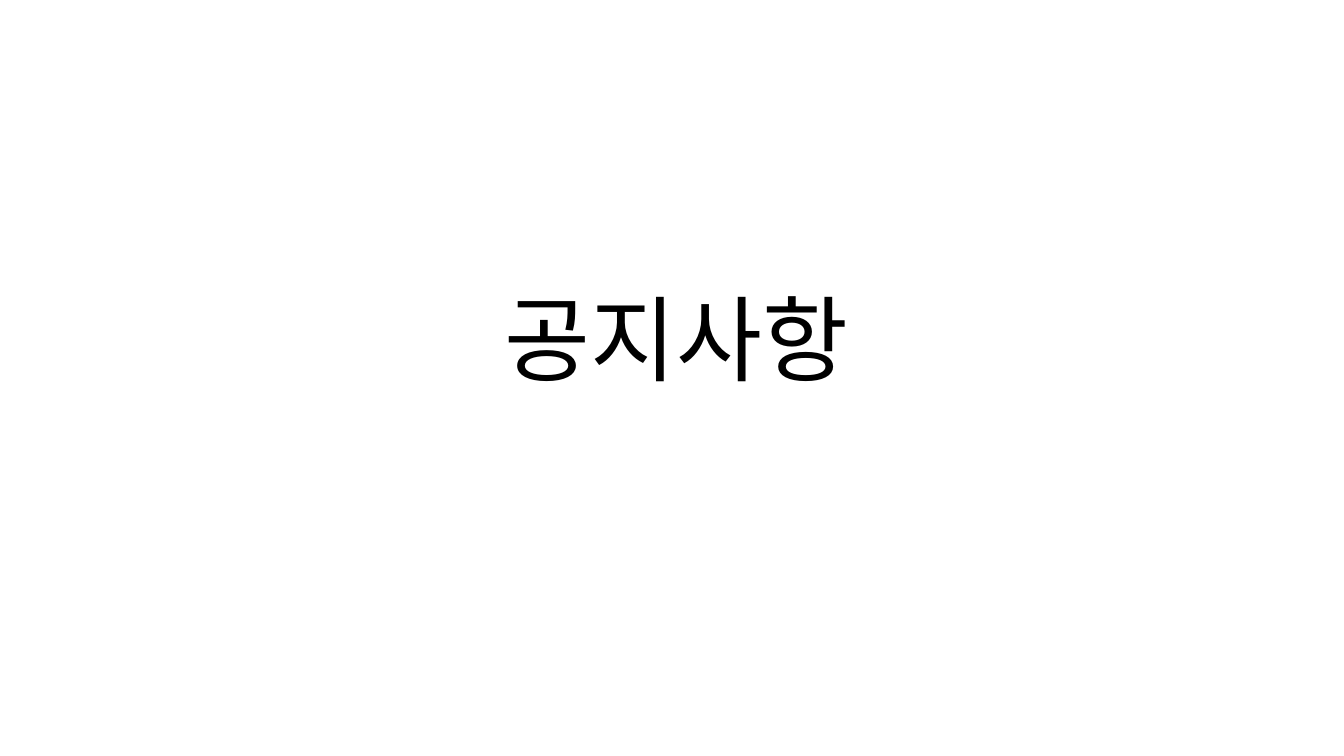
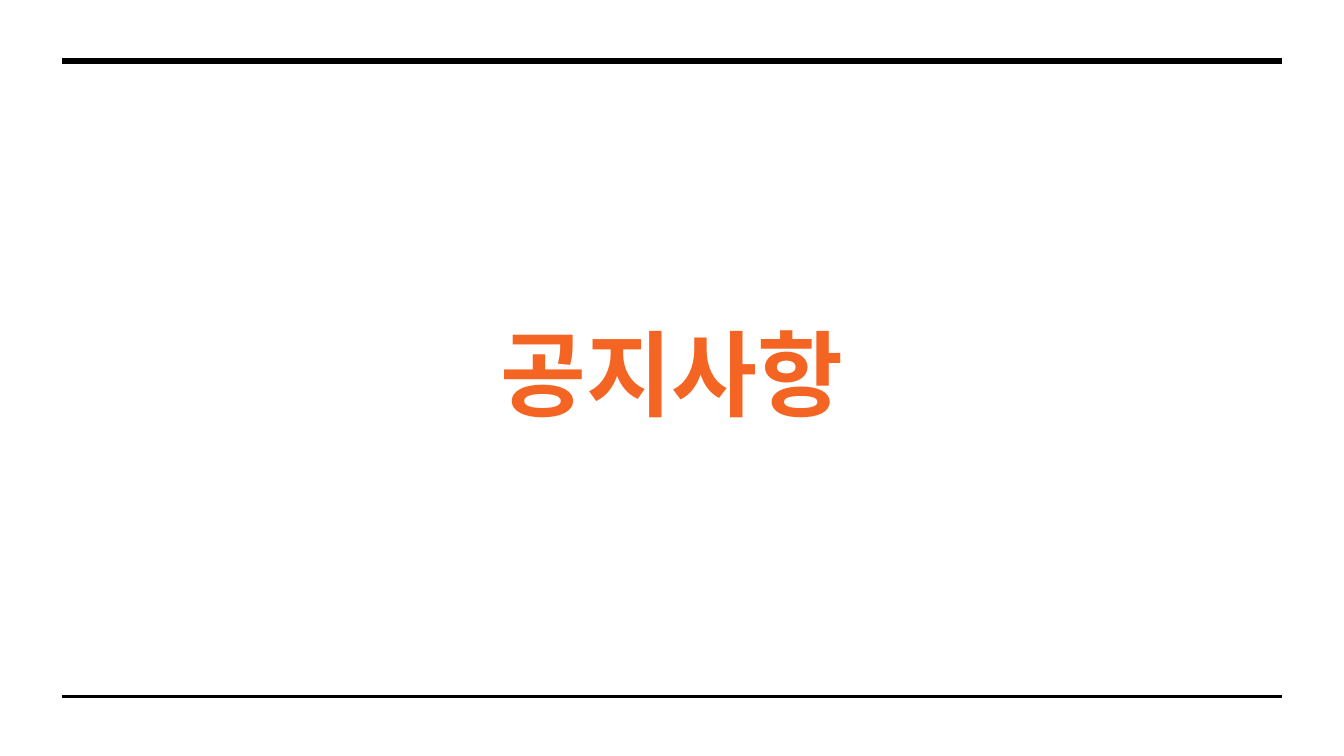
Before and after one commit to Pang-Ho/TIL, a slide deck: slide 47 of 팀프로젝트/파이널 프로젝트_3조_발표용.pptx (slide 36 before the commit). Drawn at 1344x756 pixels with LibreOffice and Linux fonts; fonts in the diff are those of the drawing. Boxes give left, top, right and bottom in pixels: in the first picture for what was removed or moved away, otherwise in the second. Text is boxed around its words. In the diff, an @@ line names an element or a change of style, - is before the commit and + after.

```diff
--- a/팀프로젝트/파이널 프로젝트_3조_발표용.pptx
+++ b/팀프로젝트/파이널 프로젝트_3조_발표용.pptx
@@ line moved from (364, 60) - (1282, 60) to (63, 60) - (1282, 60) @@
@@ line (63, 60) - (1282, 60): stroke #FFFFFF 3 pt to #000000 3 pt @@
@@ line removed from (63, 60) to (90, 60) @@
@@ title "공지사항": place and size @@
-title "공지사항" at [505,296,848,382]
+title "공지사항" at [500,330,843,418]
@@ title "공지사항" at [500,330,843,418]: font Arial to Lato, text colour #000000 to #F46524, bold on; vertical alignment top to middle @@
@@ line moved from (364, 696) - (1282, 696) to (63, 696) - (1282, 696) @@
@@ line (63, 696) - (1282, 696): stroke #FFFFFF 1.5 pt to #000000 1.5 pt @@
```
Also in this commit, not shown: 17 other slides changed, 19 slides added, 9 slides removed.
